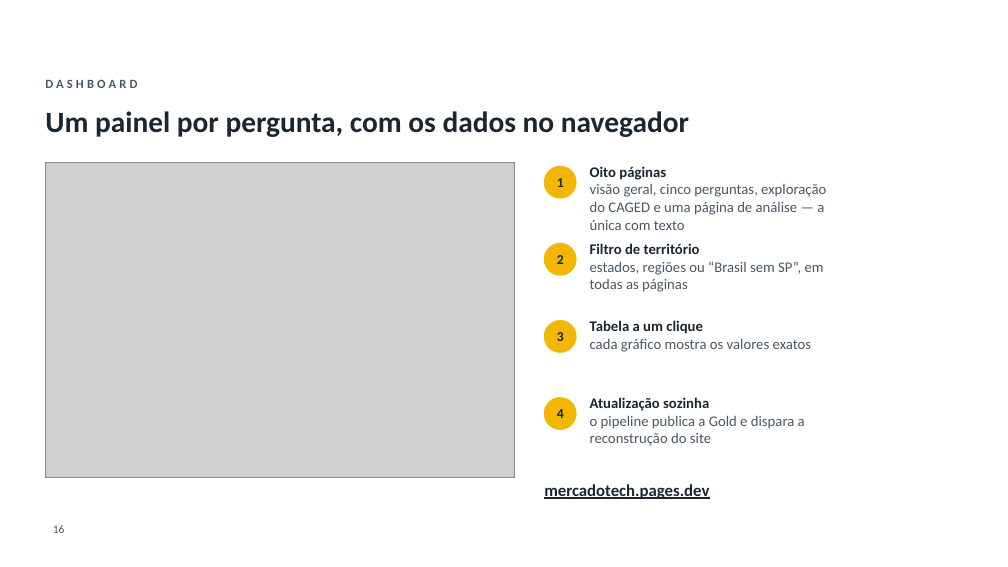
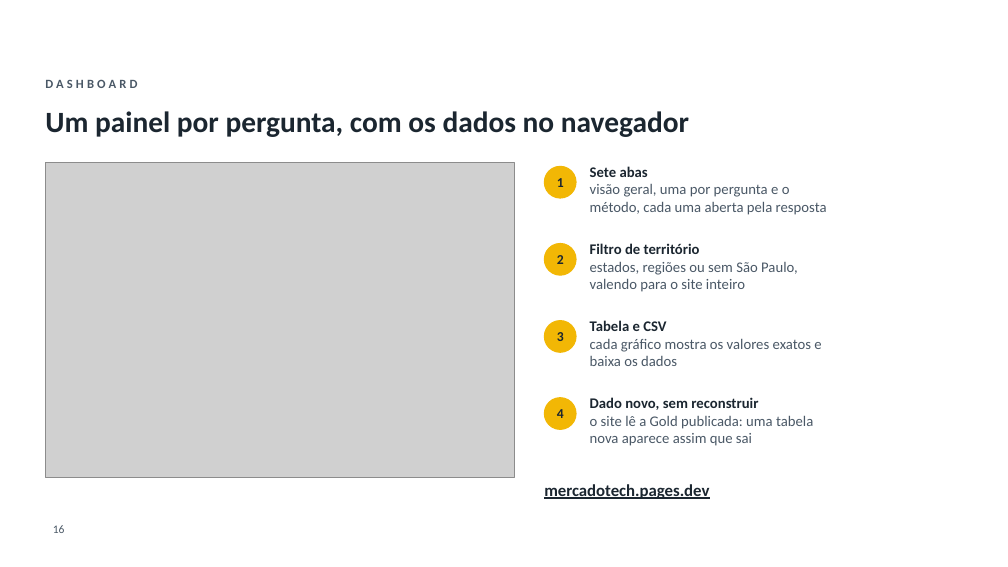
Before and after one commit to GianSE/mercadotech, a slide deck: slide 16 of apresentacao/apresentacao-tcc2.pptx. Drawn at 1008x567 pixels with LibreOffice and Linux fonts; fonts in the diff are those of the drawing; grey boxes stand for pictures; background and template pictures are left out. Boxes give left, top, right and bottom in pixels: in the first picture for what was removed or moved away, otherwise in the second. Text is boxed around its words. In the diff, an @@ line names an element or a change of style, - is before the commit and + after.

```diff
--- a/apresentacao/apresentacao-tcc2.pptx
+++ b/apresentacao/apresentacao-tcc2.pptx
@@ text at [590,166,827,215]: text changed @@
-Oito páginas
-visão geral, cinco perguntas, exploração do CAGED e uma página de análise — a única com texto
+Sete abas
+visão geral, uma por pergunta e o método, cada uma aberta pela resposta
@@ text at [590,262,798,292]: text changed @@
-estados, regiões ou “Brasil sem SP”, em todas as páginas
+estados, regiões ou sem São Paulo, valendo para o site inteiro
@@ text at [590,320,821,366]: text changed @@
-Tabela a um clique
-cada gráfico mostra os valores exatos
+Tabela e CSV
+cada gráfico mostra os valores exatos e baixa os dados
@@ text at [590,397,813,446]: text changed @@
-Atualização sozinha
-o pipeline publica a Gold e dispara a reconstrução do site
+Dado novo, sem reconstruir
+o site lê a Gold publicada: uma tabela nova aparece assim que sai
```
Also in this commit, not shown: 12 other slides changed, 1 other file.
